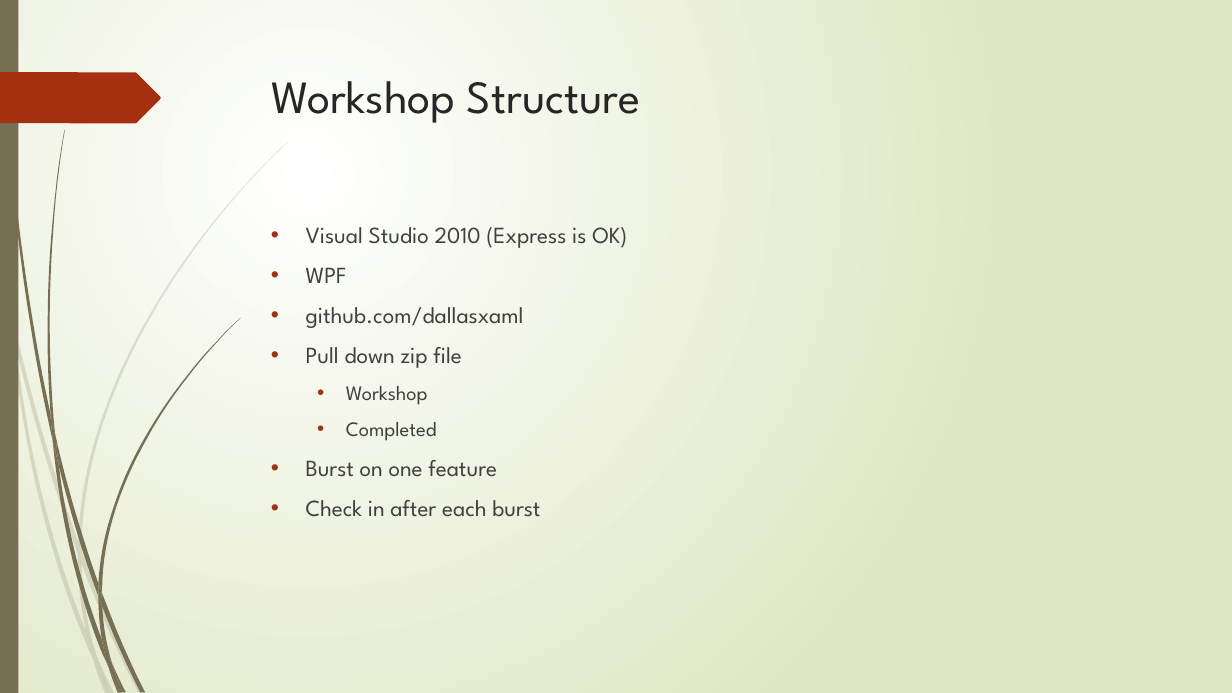
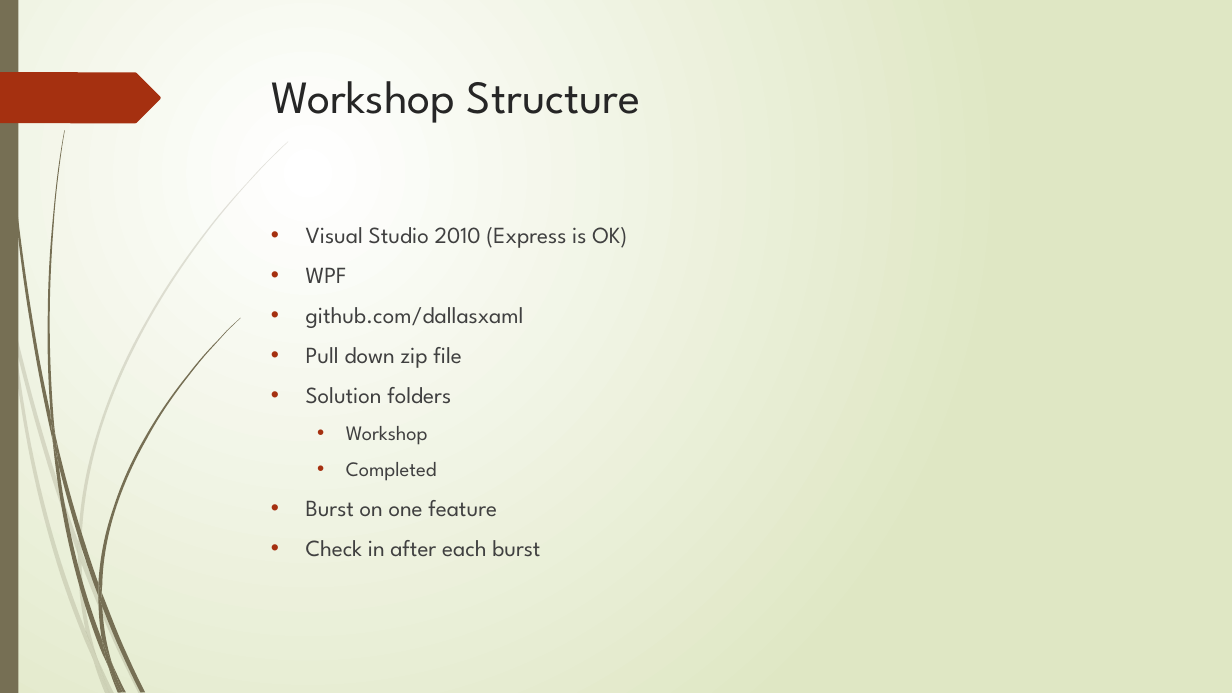
Before and after one commit to stralsi/ViewModelFirst, a slide deck: slide 2 of ViewModel-First Navigation.pptx. Drawn at 1232x693 pixels with LibreOffice and Linux fonts; fonts in the diff are those of the drawing. Boxes give left, top, right and bottom in pixels: in the first picture for what was removed or moved away, otherwise in the second. Text is boxed around its words. In the diff, an @@ line names an element or a change of style, - is before the commit and + after.

```diff
--- a/ViewModel-First Navigation.pptx
+++ b/ViewModel-First Navigation.pptx
@@ text at (306,387,451,404): paragraph added @@
+• Solution folders
```
Also in this commit, not shown: 1 slide added.
